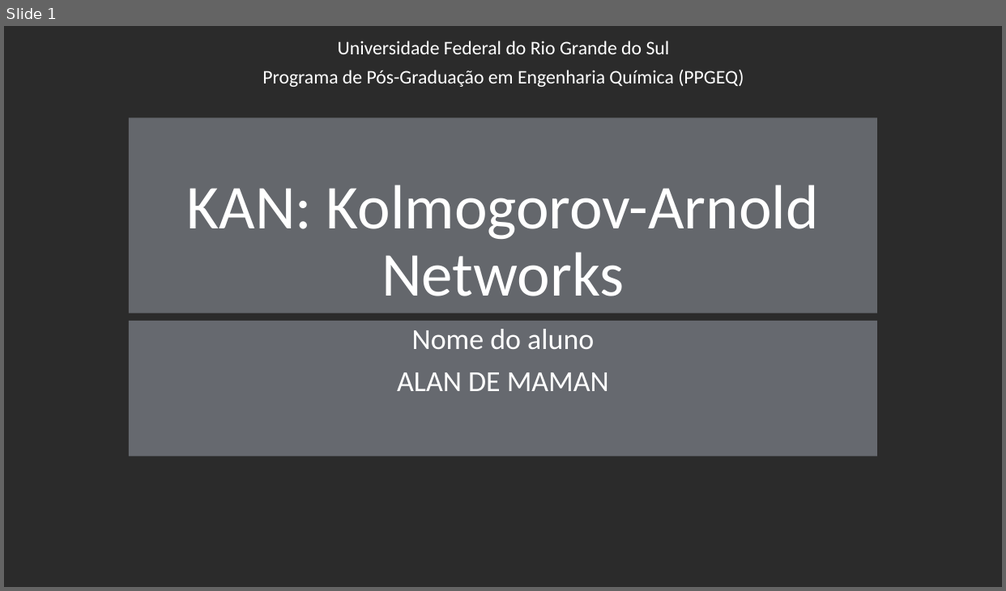
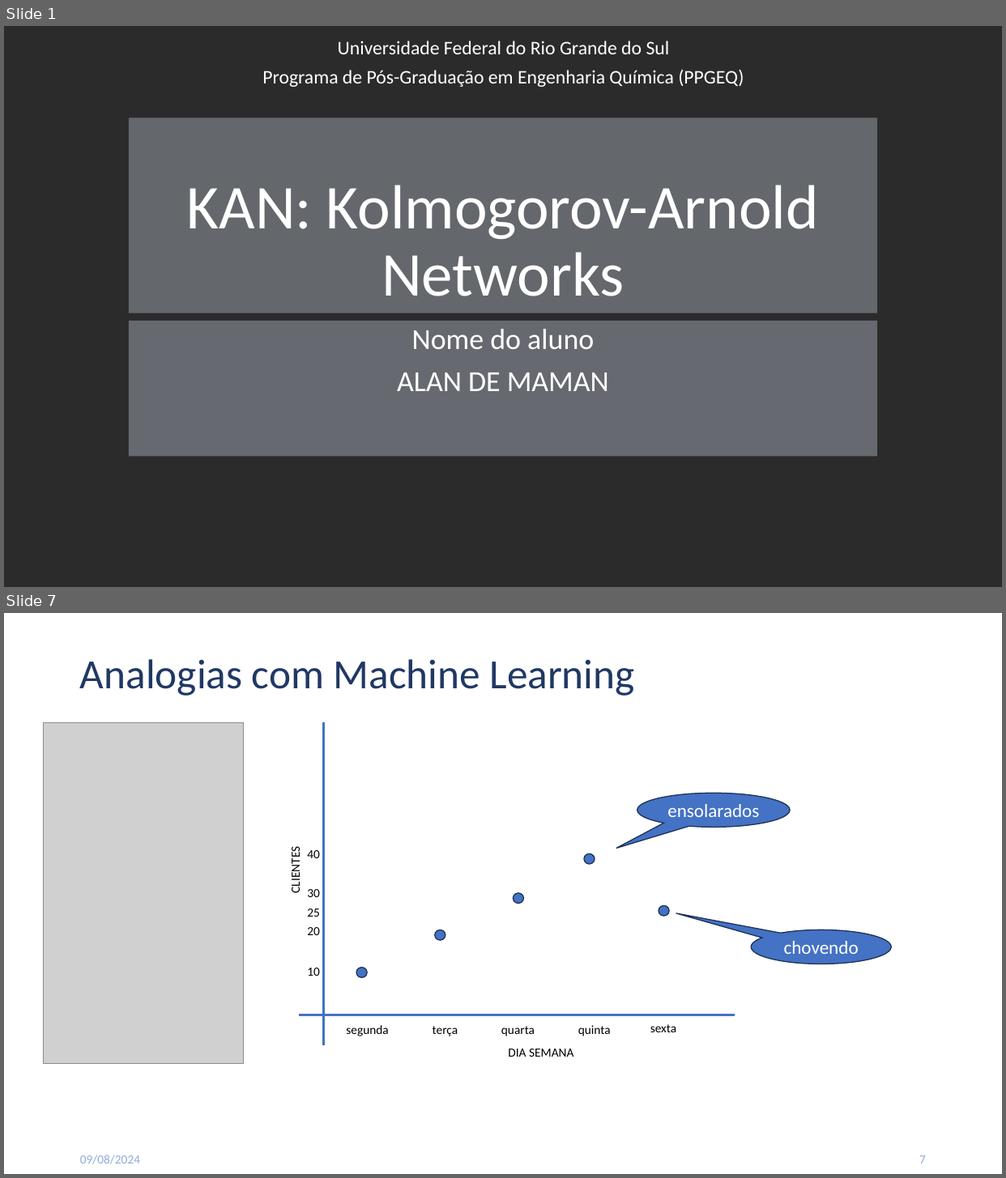
Before and after one commit to alandema/ppgeq_EQP0046, a slide deck: FinalPresentation/KANs.pptx. Shown one above the other, each under a label of ours: slide 1 before the commit, slides 1 and 7 after it; the slides between them are not shown. The pictures are 1006x591 and 1006x1178 pixels, drawn with LibreOffice and Linux fonts; fonts in the diff are those of the drawing; grey boxes stand for pictures; background and template pictures are left out; a plain dark background stands for a picture behind light text. Boxes give left, top, right and bottom in pixels: in the first picture for what was removed or moved away, otherwise in the second. Text is boxed around its words. In the diff, an @@ line names an element or a change of style, - is before the commit and + after.

```diff
--- a/FinalPresentation/KANs.pptx
+++ b/FinalPresentation/KANs.pptx
@@ slide 7 added at box(4, 613, 1002, 1174), background #FFFFFF @@
@@ title added at box(80, 659, 634, 696), 40 pt, text #203864 @@
+Analogias com Machine Learning
@@ picture added at box(43, 723, 243, 1063) @@
@@ speech bubble added at box(637, 794, 790, 828), fill #4472C4, outline #1E3256 1 pt, 18 pt, text #FFFFFF @@
+ensolarados
@@ text added at box(307, 909, 320, 917), 12 pt, text #000000 @@
+25
@@ group added at box(288, 722, 735, 1057): 11 texts, 5 ellipses, 2 lines @@
+DIA SEMANA
+CLIENTES
+segunda
+terça
+quarta
+quinta
+10
+20
+30
+40
+sexta
@@ speech bubble added at box(751, 931, 891, 965), fill #4472C4, outline #1E3256 1 pt, 18 pt, text #FFFFFF @@
+chovendo
@@ text added at box(80, 1155, 140, 1165), 12 pt, text #8FAADC @@
+09/08/2024
@@ page number added at box(919, 1156, 926, 1164), 12 pt, text #8FAADC @@
+7
```
Also in this commit, not shown: 7 slides changed, 28 other slides added, 3 slides removed.
